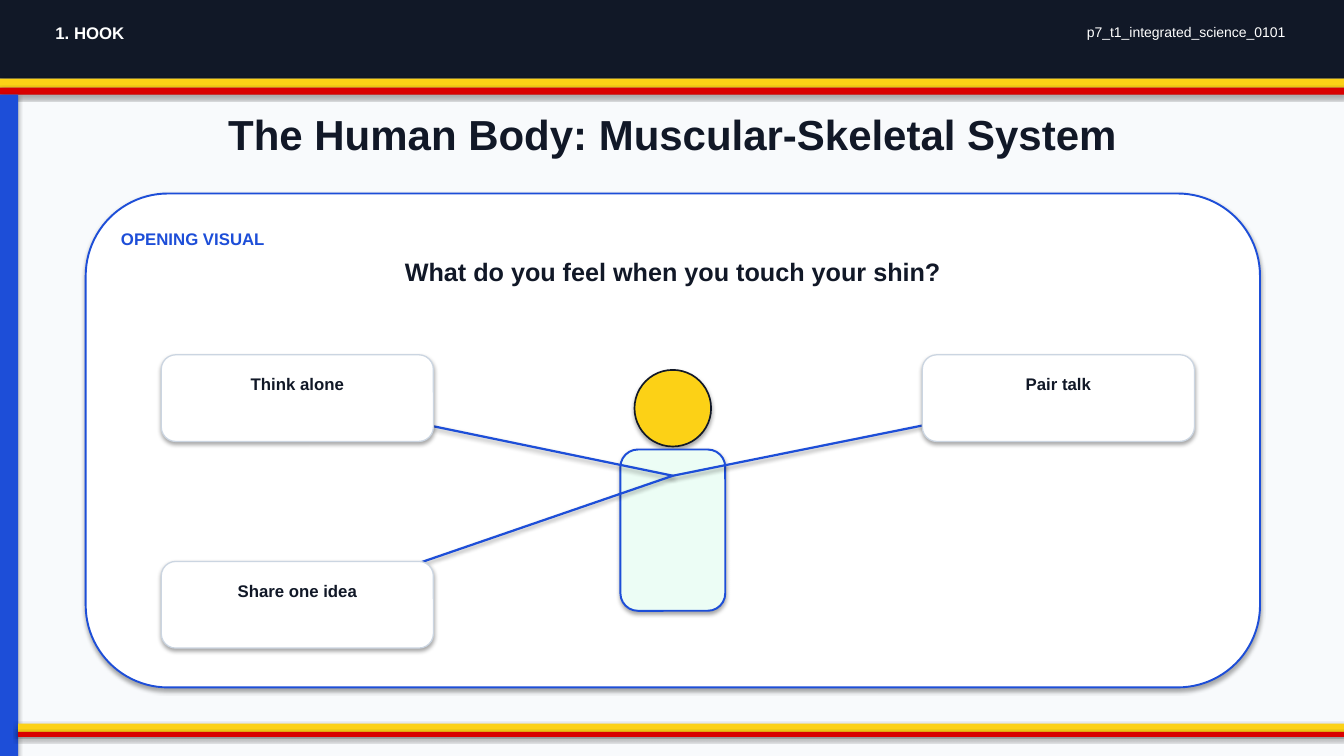
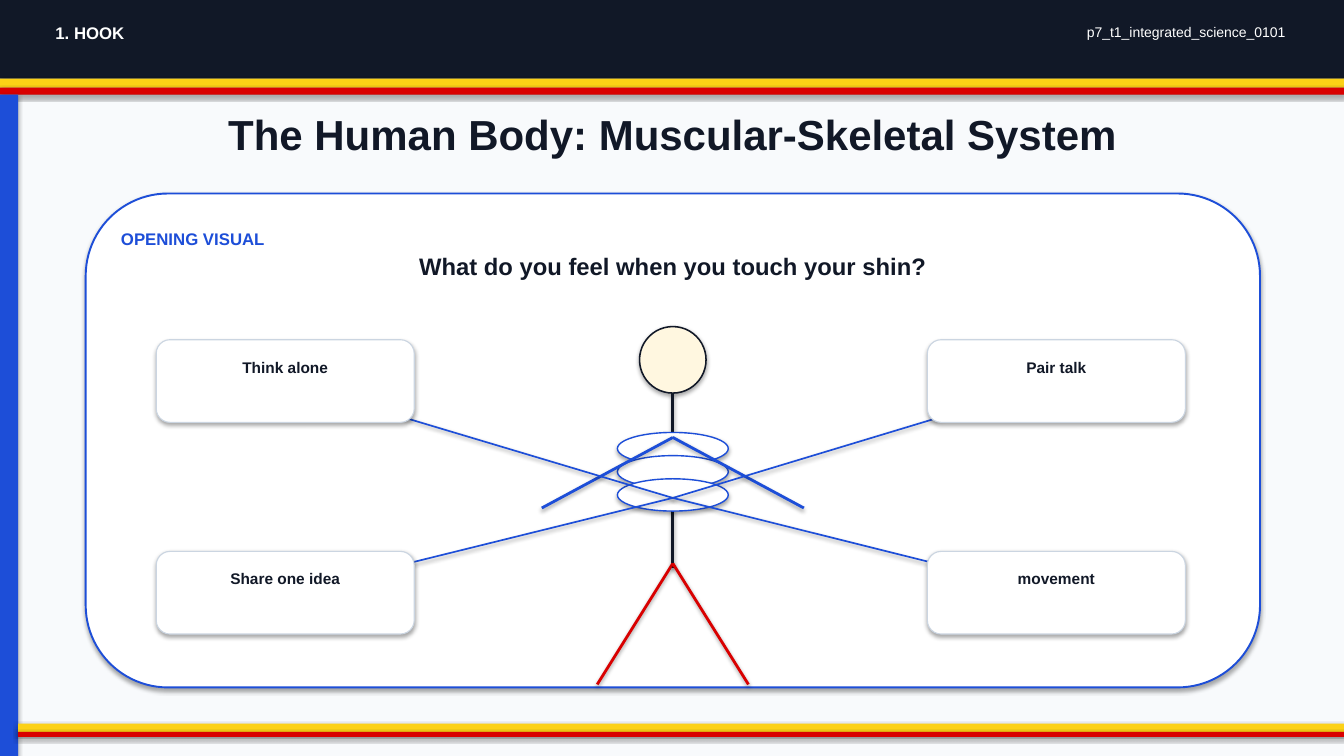
Before and after one commit to yousunjung84-edu/uganda-p7-mvp-20260629, a slide deck: slide 1 of uganda-p7-mvp/p7_t1_integrated_science_0101/p7_t1_integrated_science_0101.pptx. Drawn at 1344x756 pixels with LibreOffice and Linux fonts; fonts in the diff are those of the drawing. Boxes give left, top, right and bottom in pixels: in the first picture for what was removed or moved away, otherwise in the second. Text is boxed around its words. In the diff, an @@ line names an element or a change of style, - is before the commit and + after.

```diff
--- a/uganda-p7-mvp/p7_t1_integrated_science_0101/p7_t1_integrated_science_0101.pptx
+++ b/uganda-p7-mvp/p7_t1_integrated_science_0101/p7_t1_integrated_science_0101.pptx
@@ text "What do you feel when ..." at <box>419,257,926,280</box>: size 18 to 17 pt @@
@@ ellipse: place and size @@
-ellipse at <box>634,370,711,447</box>
+ellipse at <box>639,327,706,393</box>
@@ ellipse at <box>639,327,706,393</box>: fill #FCD116 to #FFF7E0; outline #111827 1.2 pt to #111827 1.1 pt @@
@@ outline #CBD5E1 0.9 pt to #CBD5E1 0.8 pt in 3 elements at <box>928,340,1186,422</box>, <box>156,552,414,634</box>, <box>156,340,414,422</box> @@
@@ rounded rectangle: place and size @@
-rounded rectangle at <box>161,355,434,442</box>
+rounded rectangle at <box>156,340,414,422</box>
@@ size 12 to 11 pt in 3 elements at <box>1026,362,1087,373</box>, <box>230,573,340,584</box>, <box>242,362,328,373</box> @@
@@ text "Think alone": place and size @@
-text "Think alone" at <box>251,378,344,390</box>
+text "Think alone" at <box>242,362,328,373</box>
@@ rounded rectangle: place and size @@
-rounded rectangle at <box>923,355,1195,442</box>
+rounded rectangle at <box>928,340,1186,422</box>
@@ text "Pair talk": place and size @@
-text "Pair talk" at <box>1026,378,1091,390</box>
+text "Pair talk" at <box>1026,362,1087,373</box>
@@ line moved from (673, 476) - (297, 398) to (673, 498) - (285, 382) @@
@@ line (673, 498) - (285, 382): stroke #1D4ED8 1.6 pt to #1D4ED8 1.2 pt @@
@@ line moved from (673, 476) - (1059, 398) to (673, 498) - (1057, 382) @@
@@ line (673, 498) - (1057, 382): stroke #1D4ED8 1.6 pt to #1D4ED8 1.2 pt @@
@@ line added from (673, 393) to (673, 569), #111827 2 pt @@
@@ line added from (673, 438) to (542, 508), #1D4ED8 2 pt @@
@@ ellipse added at <box>617,433,728,465</box>, fill #FFFFFF, outline #1D4ED8 1 pt @@
@@ line added from (673, 438) to (804, 508), #1D4ED8 2 pt @@
@@ ellipse added at <box>617,456,728,488</box>, fill #FFFFFF, outline #1D4ED8 1 pt @@
@@ ellipse added at <box>617,479,728,511</box>, fill #FFFFFF, outline #1D4ED8 1 pt @@
@@ rounded rectangle removed at <box>620,450,725,611</box> @@
@@ line moved from (673, 476) - (297, 605) to (673, 498) - (285, 594) @@
@@ line (673, 498) - (285, 594): stroke #1D4ED8 1.6 pt to #1D4ED8 1.2 pt @@
@@ line added from (673, 498) to (1057, 594), #1D4ED8 1.2 pt @@
@@ rounded rectangle: place and size @@
-rounded rectangle at <box>161,562,434,648</box>
+rounded rectangle at <box>156,552,414,634</box>
@@ line added from (673, 564) to (597, 685), #D90000 2 pt @@
@@ line added from (673, 564) to (748, 685), #D90000 2 pt @@
@@ rounded rectangle added at <box>928,552,1186,634</box>, fill #FFFFFF, outline #CBD5E1 0.8 pt @@
@@ text "Share one idea": place and size @@
-text "Share one idea" at <box>238,585,357,597</box>
+text "Share one idea" at <box>230,573,340,584</box>
@@ text added at <box>1018,574,1095,584</box>, 11 pt, text #111827, bold @@
+movement
```
Also in this commit, not shown: 3 other slides changed, 23 other files.
